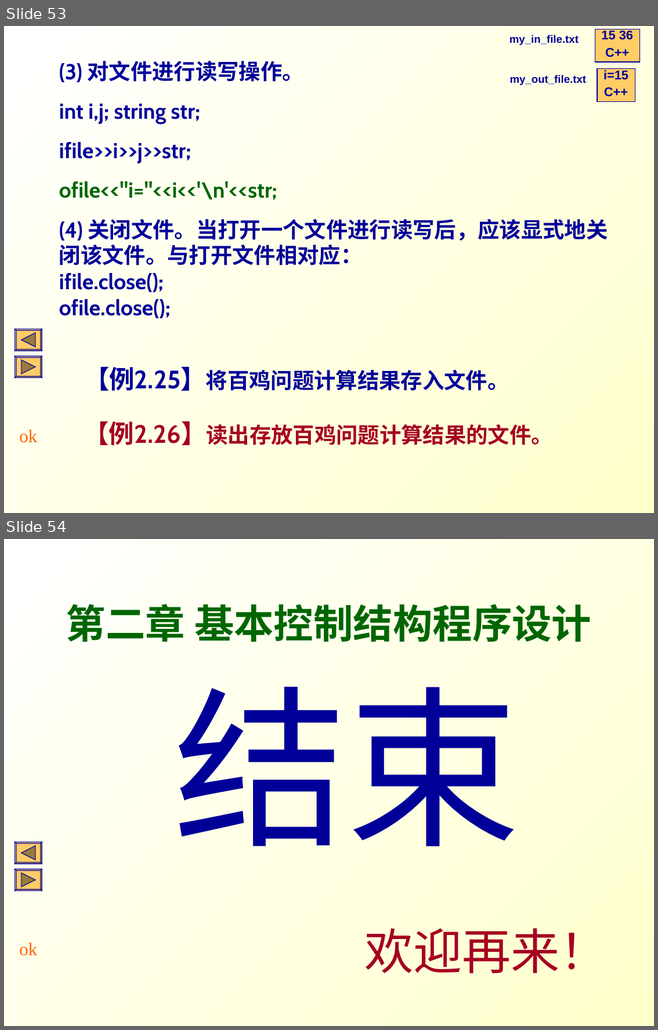
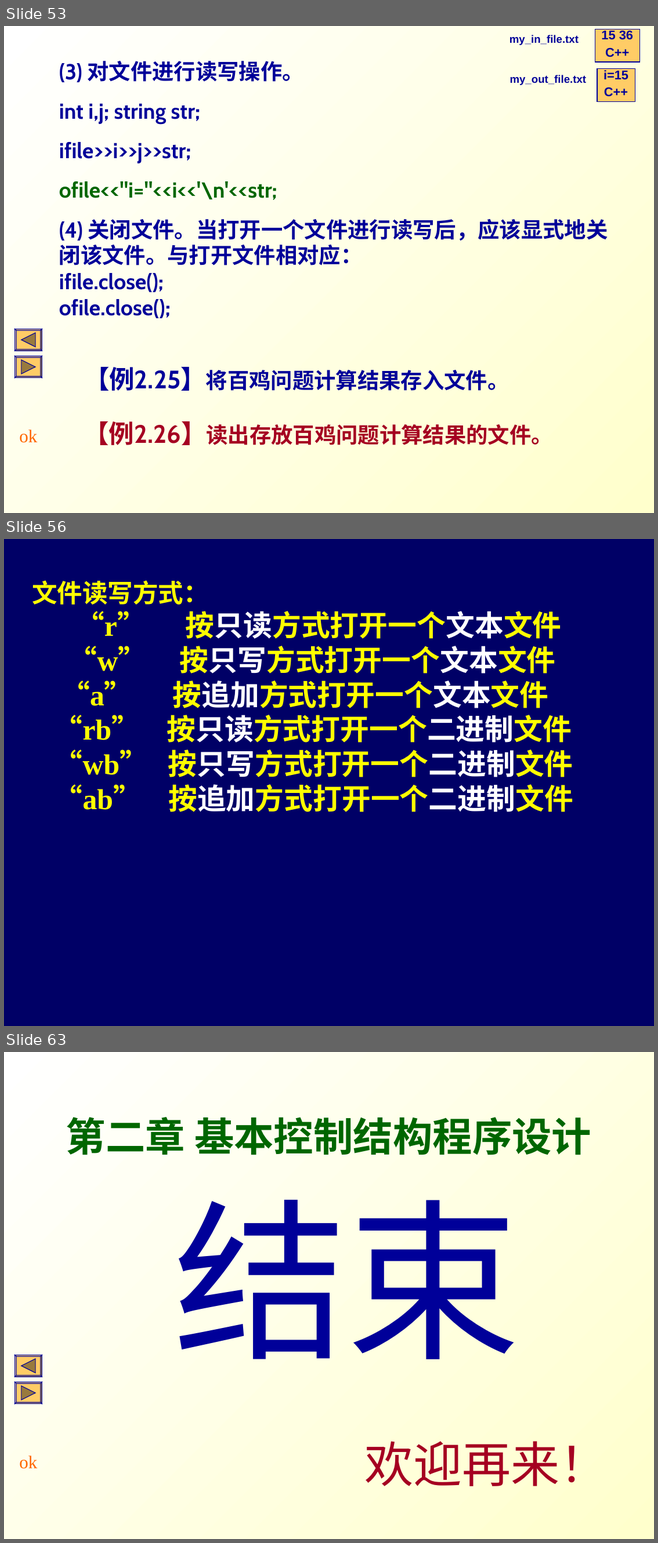
Before and after one commit to Changhe160/Changhe160.github.io, a slide deck: teachingRes/Cplusplus/unit02控制结构.ppt. Shown one above the other, each under a label of ours: slides 53 and 54 before the commit, slides 53, 56 and 63 after it; the slides between them are not shown. The pictures are 658x1030 and 658x1543 pixels, drawn with LibreOffice and Linux fonts; fonts in the diff are those of the drawing. Boxes give left, top, right and bottom in pixels: in the first picture for what was removed or moved away, otherwise in the second. Text is boxed around its words. In the diff, an @@ line names an element or a change of style, - is before the commit and + after.

```diff
--- a/teachingRes/Cplusplus/unit02控制结构.ppt
+++ b/teachingRes/Cplusplus/unit02控制结构.ppt
@@ slide 56 added at (4,539,654,1026), background #000066 @@
@@ text added at (32,580,573,812), 32 pt, text #FFFF00, bold @@
+文件读写方式：
+“r” 按只读方式打开一个文本文件
+“w” 按只写方式打开一个文本文件
+“a” 按追加方式打开一个文本文件
+“rb” 按只读方式打开一个二进制文件
+“wb” 按只写方式打开一个二进制文件
+“ab” 按追加方式打开一个二进制文件
@@ what was slide 54 is now slide 63 @@
```
Also in this commit, not shown: 8 other slides added, 1 other file.
